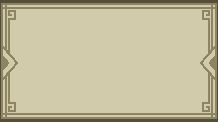
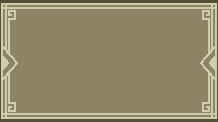
Layers edited between the first and the second (218, 122) image:
showed "Layer 2" over [1, 3, 217, 119]
